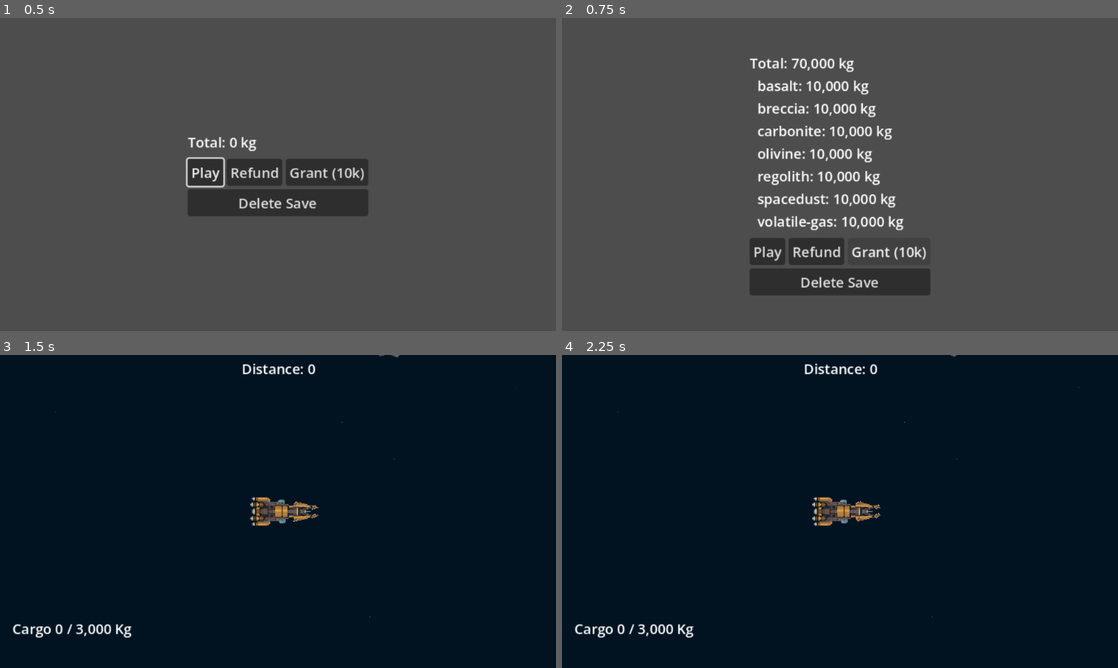
Above: before the commit, frames 1-4 (two rows, left to right).
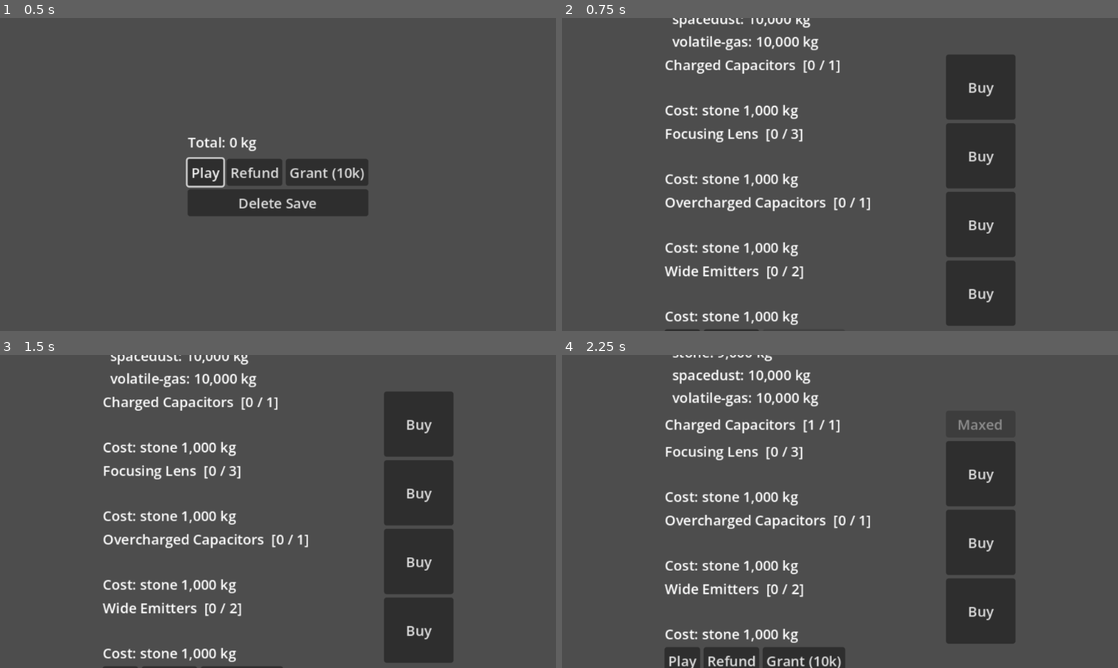
Above: after the commit, the same moments.

Repository: Senatrius/ablation
Game: Godot game, scene res://systems/game/hub.tscn
Same seed, same stepped clock (60 frames per second), same inputs: the game is played once before the commit and once after it.
Inputs (mouse positions are in pixels of both pictures, inside the frame that each line leads up to):
- Up to frame 1 (0.5 s): no input
- Up to frame 2 (0.75 s): click "Grant (10k)" at 0.5 s
- Up to frame 3 (1.5 s): click (205, 589) at 1.25 s, where only the run before the commit has a clickable "Play"
- Up to frame 4 (2.25 s): click (979, 423) at 2 s, where only the run after the commit has a clickable "Buy"

Frame 1 is identical in both runs. In frame 2, 21% of the frame differs, in the area x 18-82%, y 0-100%; in frame 3, 100%; in frame 4, 100%, in the area x 0-100%, y 0-100%.

Commit message:
reworking materials part 2

Diff:
--- a/data/asteroids/ladder.tres
+++ b/data/asteroids/ladder.tres
@@ -1,15 +1,15 @@
 [gd_resource type="Resource" script_class="MaterialLadder" format=3 uid="uid://47ubqy0gdsgc"]
 
-[ext_resource type="Script" uid="uid://2l6vp1aj0ao4" path="res://resources/material_ladder.gd" id="1_fwax6"]
-[ext_resource type="Script" uid="uid://jpym26b3k13k" path="res://resources/material_definition.gd" id="2_fi0x7"]
-[ext_resource type="Resource" uid="uid://qt65oenuf3lh" path="res://data/materials/spacedust.tres" id="3_424e5"]
-[ext_resource type="Resource" uid="uid://dqip2hdtfcsa6" path="res://data/materials/regolith.tres" id="4_hl7su"]
-[ext_resource type="Resource" uid="uid://bewim6of4bcq7" path="res://data/materials/breccia.tres" id="5_6n6pc"]
-[ext_resource type="Resource" uid="uid://nogl4rqjmtq4" path="res://data/materials/carbonite.tres" id="6_t7ygh"]
-[ext_resource type="Resource" uid="uid://d2dt8vaycpgbx" path="res://data/materials/basalt.tres" id="7_plv02"]
-[ext_resource type="Resource" uid="uid://bvjcx26qwgk0m" path="res://data/materials/olivine.tres" id="8_e5l2x"]
+[ext_resource type="Script" uid="uid://2l6vp1aj0ao4" path="res://resources/material_ladder.gd" id="1_rja15"]
+[ext_resource type="Script" uid="uid://jpym26b3k13k" path="res://resources/material_definition.gd" id="2_xrwhe"]
+[ext_resource type="Resource" uid="uid://qt65oenuf3lh" path="res://data/materials/spacedust.tres" id="3_n6x6n"]
+[ext_resource type="Resource" uid="uid://dqip2hdtfcsa6" path="res://data/materials/regolith.tres" id="4_80ng1"]
+[ext_resource type="Resource" uid="uid://nogl4rqjmtq4" path="res://data/materials/carbonite.tres" id="5_x85cl"]
+[ext_resource type="Resource" uid="uid://bewim6of4bcq7" path="res://data/materials/breccia.tres" id="6_4hum4"]
+[ext_resource type="Resource" uid="uid://d2dt8vaycpgbx" path="res://data/materials/basalt.tres" id="7_pa8vr"]
+[ext_resource type="Resource" uid="uid://bvjcx26qwgk0m" path="res://data/materials/olivine.tres" id="8_cgqnb"]
 
 [resource]
-script = ExtResource("1_fwax6")
-steps = Array[ExtResource("2_fi0x7")]([ExtResource("3_424e5"), ExtResource("4_hl7su"), ExtResource("5_6n6pc"), ExtResource("6_t7ygh"), ExtResource("7_plv02"), ExtResource("8_e5l2x")])
+script = ExtResource("1_rja15")
+steps = Array[ExtResource("2_xrwhe")]([ExtResource("3_n6x6n"), ExtResource("4_80ng1"), ExtResource("5_x85cl"), ExtResource("6_4hum4"), ExtResource("7_pa8vr"), ExtResource("8_cgqnb")])
 metadata/_custom_type_script = "uid://2l6vp1aj0ao4"
--- a/data/asteroids/medium.tres
+++ b/data/asteroids/medium.tres
@@ -2,11 +2,8 @@
 
 [ext_resource type="Script" uid="uid://jpym26b3k13k" path="res://resources/material_definition.gd" id="1_83wmc"]
 [ext_resource type="Resource" uid="uid://47ubqy0gdsgc" path="res://data/asteroids/ladder.tres" id="1_yvnrh"]
-[ext_resource type="Resource" uid="uid://qt65oenuf3lh" path="res://data/materials/spacedust.tres" id="2_0beym"]
 [ext_resource type="Script" uid="uid://dj00bpyu882fq" path="res://systems/generators/generation_pass.gd" id="2_4cp68"]
 [ext_resource type="Script" uid="uid://cd5dnoko1i4s8" path="res://resources/asteroid_definition.gd" id="3_0djsj"]
-[ext_resource type="Resource" uid="uid://dqip2hdtfcsa6" path="res://data/materials/regolith.tres" id="4_bhojj"]
-[ext_resource type="Resource" uid="uid://nogl4rqjmtq4" path="res://data/materials/carbonite.tres" id="5_4dp3d"]
 [ext_resource type="Resource" uid="uid://cunpusp2iyg8n" path="res://data/materials/volatile_gas.tres" id="6_4dp3d"]
 [ext_resource type="Script" uid="uid://c33em3pwdrqaa" path="res://systems/generators/volatile_pocket_pass.gd" id="7_vjrg7"]
 
@@ -28,9 +25,8 @@
 fractal_type = 1
 gain = 0.2
 octaves = 2
-materials = Array[ExtResource("1_83wmc")]([ExtResource("2_0beym"), ExtResource("4_bhojj"), ExtResource("5_4dp3d")])
 ladder = ExtResource("1_yvnrh")
-layer_steps = PackedInt32Array(0, 1, 2, 3, 4)
+layer_steps = PackedInt32Array(0, 1, 2)
 passes = Array[ExtResource("2_4cp68")]([SubResource("Resource_apae5")])
 id = &"medium-asteroid"
 display_name = "Medium Asteroid"
--- a/data/asteroids/small.tres
+++ b/data/asteroids/small.tres
@@ -3,8 +3,6 @@
 [ext_resource type="Script" uid="uid://jpym26b3k13k" path="res://resources/material_definition.gd" id="1_c0a1t"]
 [ext_resource type="Resource" uid="uid://47ubqy0gdsgc" path="res://data/asteroids/ladder.tres" id="1_qep1i"]
 [ext_resource type="Script" uid="uid://cd5dnoko1i4s8" path="res://resources/asteroid_definition.gd" id="2_uv2hp"]
-[ext_resource type="Resource" uid="uid://qt65oenuf3lh" path="res://data/materials/spacedust.tres" id="3_j6vh3"]
-[ext_resource type="Resource" uid="uid://dqip2hdtfcsa6" path="res://data/materials/regolith.tres" id="4_cu7nt"]
 [ext_resource type="Script" uid="uid://dj00bpyu882fq" path="res://systems/generators/generation_pass.gd" id="4_j6vh3"]
 [ext_resource type="Resource" uid="uid://cunpusp2iyg8n" path="res://data/materials/volatile_gas.tres" id="5_x4r5b"]
 [ext_resource type="Script" uid="uid://c33em3pwdrqaa" path="res://systems/generators/volatile_pocket_pass.gd" id="6_qep1i"]
@@ -28,9 +26,8 @@
 fractal_type = 1
 gain = 0.3
 octaves = 3
-materials = Array[ExtResource("1_c0a1t")]([ExtResource("3_j6vh3"), ExtResource("4_cu7nt")])
 ladder = ExtResource("1_qep1i")
-layer_steps = PackedInt32Array(0, 1, 2, 3)
+layer_steps = PackedInt32Array(0, 1)
 passes = Array[ExtResource("4_j6vh3")]([SubResource("Resource_2rv30")])
 id = &"small-asteroid"
 display_name = "Small Asteroid"
--- a/data/materials/basalt.tres
+++ b/data/materials/basalt.tres
@@ -4,11 +4,12 @@
 
 [resource]
 script = ExtResource("1_i3pww")
-grid_id = 5
 durability = 50.0
 colours = PackedColorArray(0.20511743, 0.20511743, 0.20511743, 1, 0.2159017, 0.21590173, 0.2159017, 1)
+yields = &"stone"
 grain_size = 3.0
 kg_per_cell = 10.0
+density = 120.0
 id = &"basalt"
 display_name = "Basalt"
 metadata/_custom_type_script = "uid://jpym26b3k13k"
--- a/data/materials/breccia.tres
+++ b/data/materials/breccia.tres
@@ -7,6 +7,7 @@
 grid_id = 4
 durability = 20.0
 colours = PackedColorArray(0.38668457, 0.33565506, 0.31652954, 1, 0.37451044, 0.31969702, 0.2991528, 1)
+yields = &"stone"
 grain_size = 4.0
 kg_per_cell = 5.0
 density = 50.0
--- a/data/materials/carbonite.tres
+++ b/data/materials/carbonite.tres
@@ -7,6 +7,7 @@
 grid_id = 3
 durability = 6.0
 colours = PackedColorArray(0.36655214, 0.26911578, 0.29340053, 1, 0.39906186, 0.31175, 0.30535513, 1, 0.36078432, 0.35686275, 0.34117648, 1)
+yields = &"stone"
 grain_size = 5.0
 kg_per_cell = 2.0
 density = 15.0
--- a/data/materials/olivine.tres
+++ b/data/materials/olivine.tres
@@ -4,11 +4,12 @@
 
 [resource]
 script = ExtResource("1_mbm4y")
-grid_id = 6
 durability = 120.0
 colours = PackedColorArray(0.08785824, 0.104322724, 0.10046371, 1, 0.18471658, 0.20944008, 0.18844247, 1)
+yields = &"stone"
 grain_size = 2.0
 kg_per_cell = 25.0
+density = 250.0
 id = &"olivine"
 display_name = "Olivine"
 metadata/_custom_type_script = "uid://jpym26b3k13k"
--- a/data/materials/regolith.tres
+++ b/data/materials/regolith.tres
@@ -7,6 +7,7 @@
 grid_id = 2
 durability = 2.0
 colours = PackedColorArray(0.3276852, 0.34368455, 0.34303072, 1, 0.4376267, 0.40728813, 0.41506383, 1)
+yields = &"stone"
 grain_size = 6.0
 kg_per_cell = 1.0
 density = 5.0
--- a/data/materials/spacedust.tres
+++ b/data/materials/spacedust.tres
@@ -4,11 +4,11 @@
 
 [resource]
 script = ExtResource("1_qeb71")
-grid_id = 1
 durability = 0.1
 colours = PackedColorArray(0.3183472, 0.32642287, 0.33739406, 1, 0.35283503, 0.3623076, 0.3531043, 1)
 grain_size = 1.0
 kg_per_cell = 0.1
+density = 1.0
 id = &"spacedust"
 display_name = "Spacedust"
 description = "Extremely common, covers basically anything. Course, rough, and gets everywhere. Not worth anything."
--- a/data/upgrades/scatter-laser/charged_capacitors.tres
+++ b/data/upgrades/scatter-laser/charged_capacitors.tres
@@ -14,7 +14,7 @@
 [sub_resource type="Resource" id="Resource_5xpto"]
 script = ExtResource("1_0cthm")
 cost = Dictionary[StringName, int]({
-&"rock": 5000
+&"stone": 1000
 })
 modifiers = Array[ExtResource("2_5xpto")]([SubResource("Resource_i1nvr")])
 metadata/_custom_type_script = "uid://dy8w52jgguqin"
--- a/data/upgrades/scatter-laser/focusing_lens.tres
+++ b/data/upgrades/scatter-laser/focusing_lens.tres
@@ -13,7 +13,7 @@
 [sub_resource type="Resource" id="Resource_u8rsb"]
 script = ExtResource("1_u3vtb")
 cost = Dictionary[StringName, int]({
-&"rock": 2000
+&"stone": 1000
 })
 modifiers = Array[ExtResource("2_tjhpt")]([SubResource("Resource_re42m")])
 metadata/_custom_type_script = "uid://dy8w52jgguqin"
@@ -27,8 +27,7 @@
 [sub_resource type="Resource" id="Resource_nqemp"]
 script = ExtResource("1_u3vtb")
 cost = Dictionary[StringName, int]({
-&"dense-rock": 500,
-&"rock": 3000
+&"stone": 1000
 })
 modifiers = Array[ExtResource("2_tjhpt")]([SubResource("Resource_vgabc")])
 metadata/_custom_type_script = "uid://dy8w52jgguqin"
@@ -41,6 +40,9 @@
 
 [sub_resource type="Resource" id="Resource_lga6q"]
 script = ExtResource("1_u3vtb")
+cost = Dictionary[StringName, int]({
+&"stone": 1000
+})
 modifiers = Array[ExtResource("2_tjhpt")]([SubResource("Resource_qac8s")])
 metadata/_custom_type_script = "uid://dy8w52jgguqin"
 
--- a/data/upgrades/scatter-laser/overcharged_capacitors.tres
+++ b/data/upgrades/scatter-laser/overcharged_capacitors.tres
@@ -19,7 +19,7 @@
 [sub_resource type="Resource" id="Resource_h2js8"]
 script = ExtResource("1_lc8r1")
 cost = Dictionary[StringName, int]({
-&"dense-rock": 3400
+&"stone": 1000
 })
 modifiers = Array[ExtResource("2_h2js8")]([SubResource("Resource_njyws"), SubResource("Resource_t23qn")])
 metadata/_custom_type_script = "uid://dy8w52jgguqin"
--- a/data/upgrades/scatter-laser/wide_emitters.tres
+++ b/data/upgrades/scatter-laser/wide_emitters.tres
@@ -13,7 +13,7 @@
 [sub_resource type="Resource" id="Resource_3i4xv"]
 script = ExtResource("1_odw0d")
 cost = Dictionary[StringName, int]({
-&"dense-rock": 600
+&"stone": 1000
 })
 modifiers = Array[ExtResource("2_3i4xv")]([SubResource("Resource_svqck")])
 metadata/_custom_type_script = "uid://dy8w52jgguqin"
@@ -27,8 +27,7 @@
 [sub_resource type="Resource" id="Resource_jy1tt"]
 script = ExtResource("1_odw0d")
 cost = Dictionary[StringName, int]({
-&"compacted-rock": 100,
-&"dense-rock": 1500
+&"stone": 1000
 })
 modifiers = Array[ExtResource("2_3i4xv")]([SubResource("Resource_q866w")])
 metadata/_custom_type_script = "uid://dy8w52jgguqin"
--- a/resources/material_definition.gd
+++ b/resources/material_definition.gd
@@ -2,8 +2,8 @@
 
 enum Effects {NORMAL, VOLATILE, GAS}
 
-@export var grid_id: int
 @export var durability: float
+@export var hardness: float
 @export var colours: PackedColorArray
 @export var yields: StringName
 @export var grain_size: float
--- a/systems/asteroid/asteroid_blueprint.gd
+++ b/systems/asteroid/asteroid_blueprint.gd
@@ -17,10 +17,10 @@
 var timings: Dictionary[StringName, float] = {}
 var spawn_distance: float = 0.0
 
-static func generate(definition: AsteroidDefinition, gen_seed: int, debug_chunks: bool = false, toughness_scale: float = 1.0) -> AsteroidBlueprint:
+static func generate(definition: AsteroidDefinition, gen_seed: int, debug_chunks: bool = false, tier: int = 0) -> AsteroidBlueprint:
 	var bp: AsteroidBlueprint = AsteroidBlueprint.new()
 	var t: int = Time.get_ticks_usec()
-	var generator: AsteroidGenerator = AsteroidGenerator.new(definition)
+	var generator: AsteroidGenerator = AsteroidGenerator.new(definition, tier)
 
 	bp.asteroid_def = definition
 	bp.used_seed = gen_seed
@@ -34,7 +34,7 @@
 		if bp.cells[i] != 0:
 			bp.health[i] = bp.materials[bp.cells[i] - 1].durability
 
-	bp.chunks = ChunkMap.build(bp.cells, bp.size, bp.materials, definition.chunk_size, definition.chunk_size_variation, definition.min_chunk_cells, definition.chunk_toughness * toughness_scale, gen_seed)
+	bp.chunks = ChunkMap.build(bp.cells, bp.size, bp.materials, definition.chunk_size, definition.chunk_size_variation, definition.min_chunk_cells, definition.chunk_toughness, gen_seed)
 	bp.chunks.find_pockets(bp.cells, bp.materials)
 	t = bp._lap(&"chunks", t)
 
--- a/systems/asteroid/asteroid_generator.gd
+++ b/systems/asteroid/asteroid_generator.gd
@@ -8,6 +8,10 @@
 func _init(data: AsteroidDefinition, tier: int = 0) -> void:
 	_data = data
 	materials = data.resolve_materials(tier)
+
+	assert(materials.size() == data.layer_boundaries.size() + 1,
+		"%s: %d layer materials but %d boundaries; needs exactly one more material than boundaries" %
+		[data.id, materials.size(), data.layer_boundaries.size()])
 
 func material_id(material: MaterialDefinition) -> int:
 	var index: int = materials.find(material)
@@ -84,6 +88,8 @@
 func _pick_layer(d: float, depth_fields: Array[PackedByteArray], i: int) -> int:
 	for b: int in _data.layer_boundaries.size():
 		var wobble: float = (depth_fields[b][i] / 127.5 - 1.0) * _data.layer_variation[b]
+
 		if d + wobble >= _data.layer_boundaries[b]:
 			return b
-	return _data.materials.size() - 1
+
+	return materials.size() - 1
--- a/systems/gameplay/asteroid_field.gd
+++ b/systems/gameplay/asteroid_field.gd
@@ -60,16 +60,25 @@
 func _prepopulate() -> void:
 	if not is_instance_valid(_player) or spawn_entries.is_empty():
 		return
+
 	var count: int = live_count - _asteroids.size()
 	if count <= 0:
 		return
 
+	var distance: float = distance_from_start(_player.global_position)
 	var definitions: Array[AsteroidDefinition] = []
 	var seeds: Array[int] = []
+	var tiers: Array[int] = []
+
 	for n: int in count:
 		var definition: AsteroidDefinition = _pick_definition(distance_from_start(_player.global_position))
-		if definition != null: definitions.append(definition)
+
+		if definition == null:
+			continue
+
+		definitions.append(definition)
 		seeds.append(_new_seed())
+		tiers.append(tier_at(distance))
 
 	var results: Array[AsteroidBlueprint] = []
 	results.resize(count)
@@ -133,8 +142,8 @@
 
 	return true
 
-func _build_in_background(definition: AsteroidDefinition, gen_seed: int, distance: float, toughness: float) -> void:
-	var bp: AsteroidBlueprint = AsteroidBlueprint.generate(definition, gen_seed, false, toughness)
+func _build_in_background(definition: AsteroidDefinition, gen_seed: int, distance: float, tier: int) -> void:
+	var bp: AsteroidBlueprint = AsteroidBlueprint.generate(definition, gen_seed, false, tier)
 	bp.spawn_distance = distance
 	_receive_blueprint.call_deferred(bp)
 
--- a/systems/session/session.gd
+++ b/systems/session/session.gd
@@ -15,14 +15,17 @@
 var run_active: bool = false
 var upgrade_levels: Dictionary[StringName, int] = {}
 var discovered: Dictionary[StringName, bool] = {}
-var known_materials: Array[StringName] = []
+var known_resources: Array[StringName] = []
 
 func _ready() -> void:
 	cargo.changed.connect(_note_discoveries)
 
 	for resource: Resource in ContentLibrary.load_all("res://data/materials"):
 		if resource is MaterialDefinition:
-			known_materials.append(resource.id)
+			var id: StringName = resource.yields if resource.yields != &"" else resource.id
+
+			if not known_resources.has(id):
+				known_resources.append(id)
 
 	if OS.is_debug_build():
 		_validate_content()
@@ -125,7 +128,7 @@
 		if resource is ContentDefinition:
 			targets[resource.id] = resource
 
-	for problem: String in UPGRADE_LIST.validate(known_materials, targets):
+	for problem: String in UPGRADE_LIST.validate(known_resources, targets):
 		push_error(problem)
 
 func refund_upgrades() -> void:
@@ -145,7 +148,7 @@
 	save_game()
 
 func debug_grant(amount: int) -> void:
-	for id: StringName in known_materials:
+	for id: StringName in known_resources:
 		storage[id] = storage.get(id, 0) + amount
 		discovered[id] = true
 
@@ -215,8 +218,8 @@
 	for key: String in saved_storage:
 		var id: StringName = StringName(key)
 
-		if not known_materials.has(id):
-			push_warning("Save has unknown material '%s'; dropped." % key)
+		if not known_resources.has(id):
+			push_warning("Save has unknown resource '%s'; dropped." % key)
 			continue
 
 		storage[id] = int(saved_storage[key])
